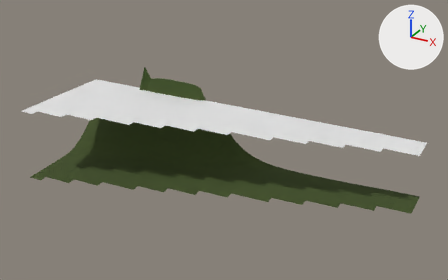
An edit to the glTF model eloria-assets/maps/nymara-regions/westhaven/chunks/01_13/world.glb, drawn before and after from the same camera.
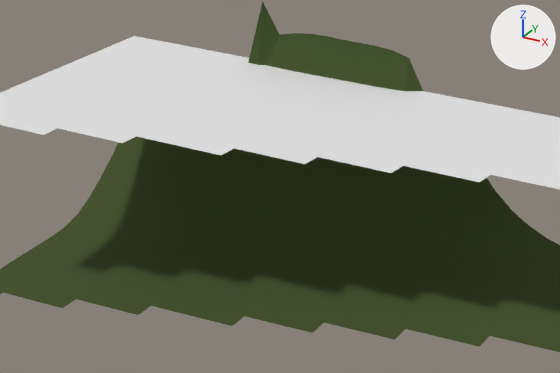
Old and new are each drawn whole from a 50 mm lens placed at (43.7, -323.6, 57.3), pointed at (-23.8, -200.7, -4.1) and again close up on the part from 10% to 58% of the width and 23% to 74% of the height. Lighting does not change. The marker at upper right points along +X, +Y and +Z. The older version's two pictures come first. Where no turn or scale is listed for an object, it has been applied to the vertices.

In view in the first close-up: 'AuthoredGround_westhavenBase_westhaven_01_13', 'Water_westhaven_01_13'.
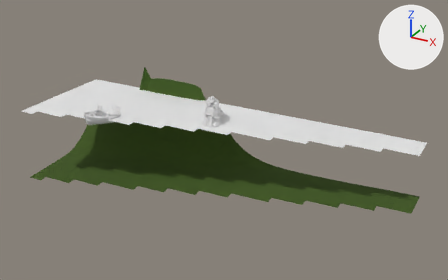
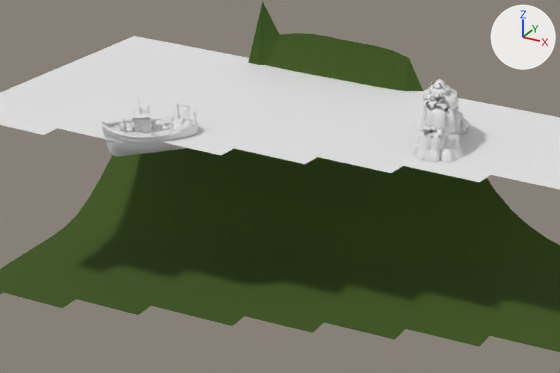
The change, as a list of edits to the scene's bpy script:
```text
Add mat_material_4:
    mat_material_4 = principled_material('Material_4')
    mat_material_4.base_color = (0.8, 0.8, 0.8)  # white #e7e7e7
Add mat_material_0:
    mat_material_0 = principled_material('Material_0')
    mat_material_0.base_color = (0.8, 0.8, 0.8)  # white #e7e7e7
Add me_mesh_4:
    me_mesh_4.from_pydata(...)  # 1686 vertices, 2852 faces; spans x -3.85..3.78, y -5.12..5.21, z 0.0..6.33
    me_mesh_4.materials.append(mat_material_4)  # its picture is missing
Add me_mesh_0:
    me_mesh_0.from_pydata(...)  # 3406 vertices, 5839 faces; spans x -3.49..3.77, y -3.27..3.59, z -1.9..3.69
    me_mesh_0.materials.append(mat_material_0)  # its picture is missing
Add ob_kit_sea_stack_2:
    ob_kit_sea_stack_2 = bpy.data.objects.new('kit-sea-stack-2', me_mesh_4)
    ob_kit_sea_stack_2.location = (-28.0, -199.0, 0.0)
Add ob_kit_fishing_boat_2:
    ob_kit_fishing_boat_2 = bpy.data.objects.new('kit-fishing-boat-2', me_mesh_0)
    ob_kit_fishing_boat_2.location = (-53.0, -211.0, 0.0)
```

Boxes [x1, y1, x2, y2] around the edits, measured in the close-ups (560 x 373 px):
'kit-sea-stack-2', added
    after: [412, 79, 470, 162]
'kit-fishing-boat-2', added
    after: [101, 99, 199, 156]
